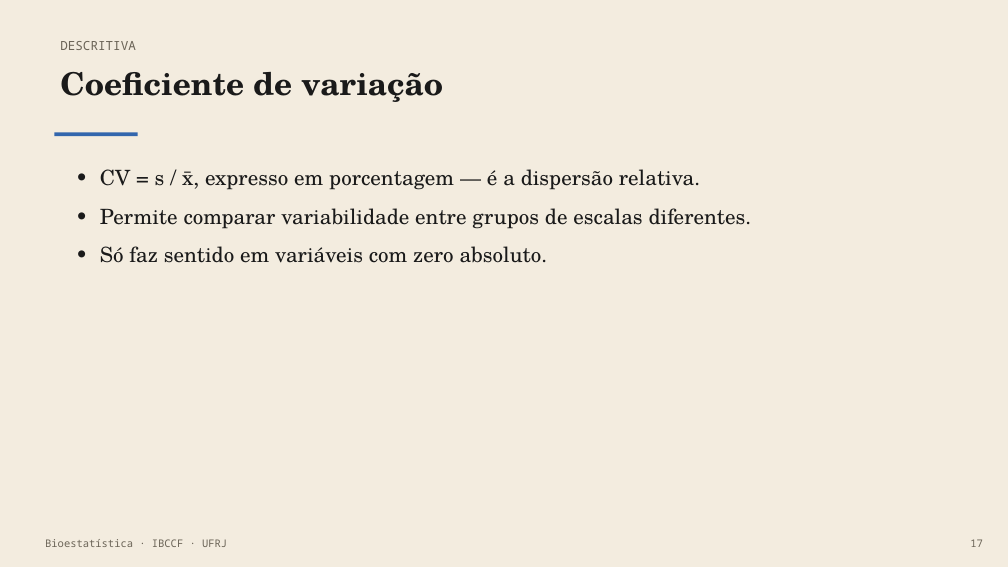
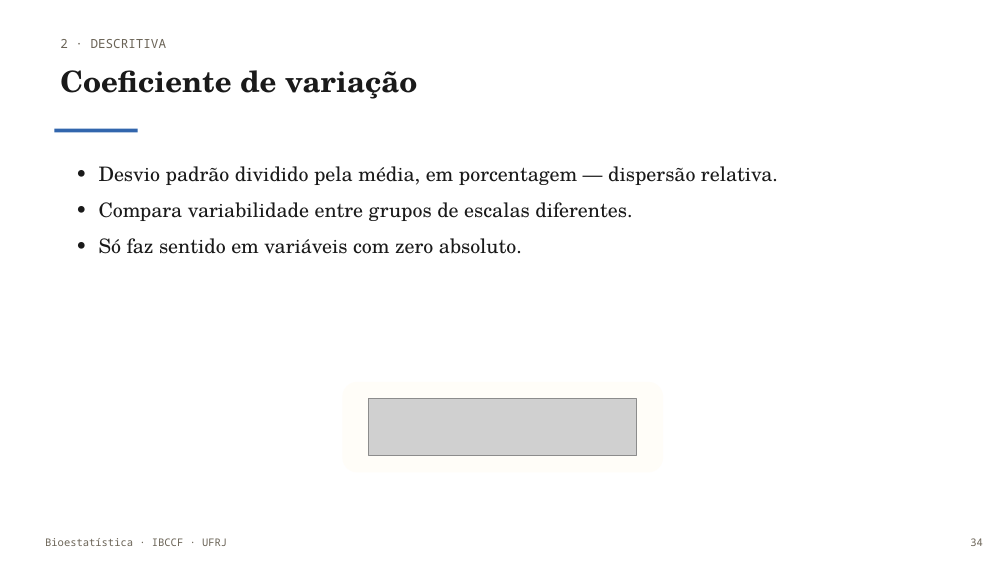
Before and after one commit to monteirotorres/biostat, a slide deck: slide 35 of bioestatistica_slides.pptx (slide 18 before the commit). Drawn at 1008x567 pixels with LibreOffice and Linux fonts; fonts in the diff are those of the drawing; grey boxes stand for pictures; background and template pictures are left out. Boxes give left, top, right and bottom in pixels: in the first picture for what was removed or moved away, otherwise in the second. Text is boxed around its words. In the diff, an @@ line names an element or a change of style, - is before the commit and + after.

```diff
--- a/bioestatistica_slides.pptx
+++ b/bioestatistica_slides.pptx
@@ rectangle removed at [0, 0, 1008, 567] @@
@@ text "Coeficiente de variação" at [60, 70, 417, 99]: size 30 to 28 pt @@
@@ text at [60, 39, 167, 48]: text changed @@
-DESCRITIVA
+2 · DESCRITIVA
@@ rectangle: place and size @@
-rectangle at [54, 132, 138, 136]
+rectangle at [54, 129, 138, 132]
@@ text at [99, 166, 778, 221]: text changed; size 20 to 19 pt @@
-• CV = s / x̄, expresso em porcentagem — é a dispersão relativa.
-• Permite comparar variabilidade entre grupos de escalas diferentes.
+• Desvio padrão dividido pela média, em porcentagem — dispersão relativa.
+• Compara variabilidade entre grupos de escalas diferentes.
@@ text at [99, 238, 522, 254]: size 20 to 19 pt in "• Só faz sentido em variáveis com ..."; line spacing 1.1 to 1.12; less space between paragraphs @@
@@ rounded rectangle added at [343, 382, 664, 473], fill #FFFDF8 @@
@@ picture added at [369, 399, 637, 455] @@
@@ text at [970, 538, 983, 546]: text changed @@
-17
+34
```
Also in this commit, not shown: 32 other slides changed, 63 slides added, 8 slides removed, 45 other files.
